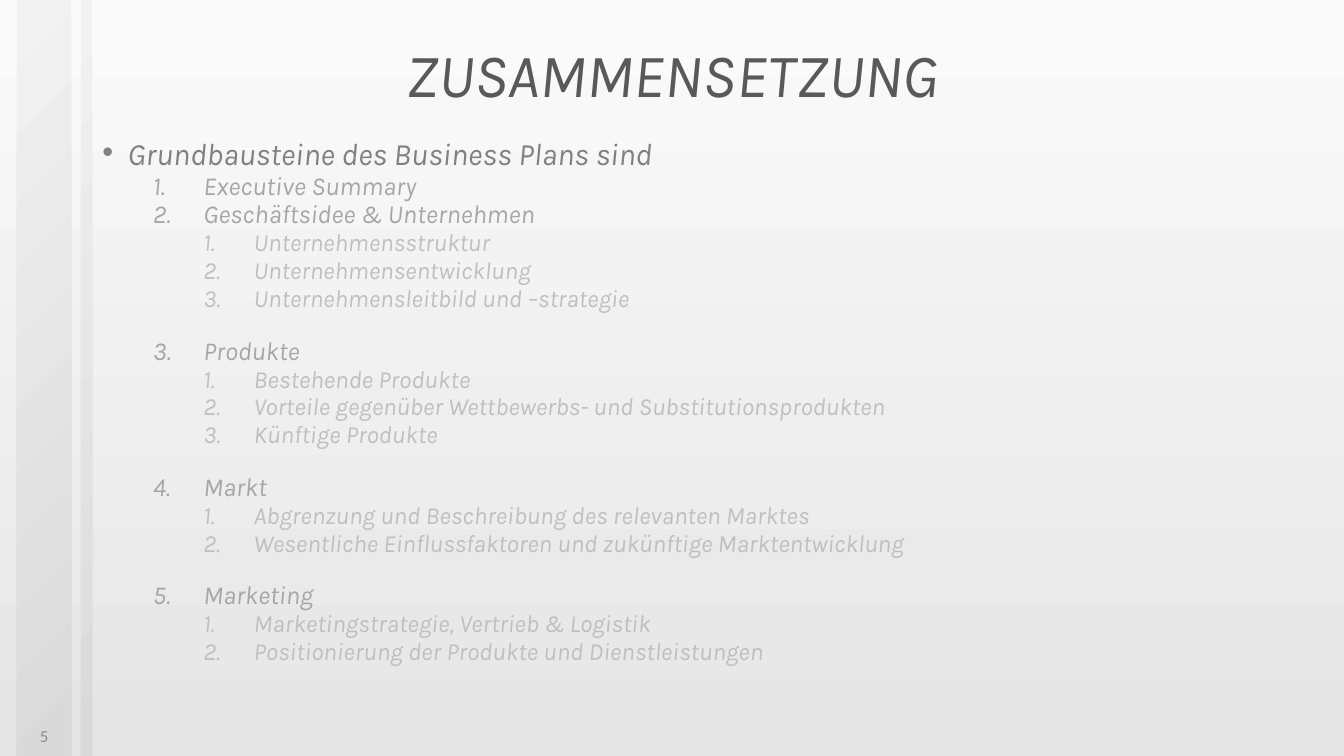
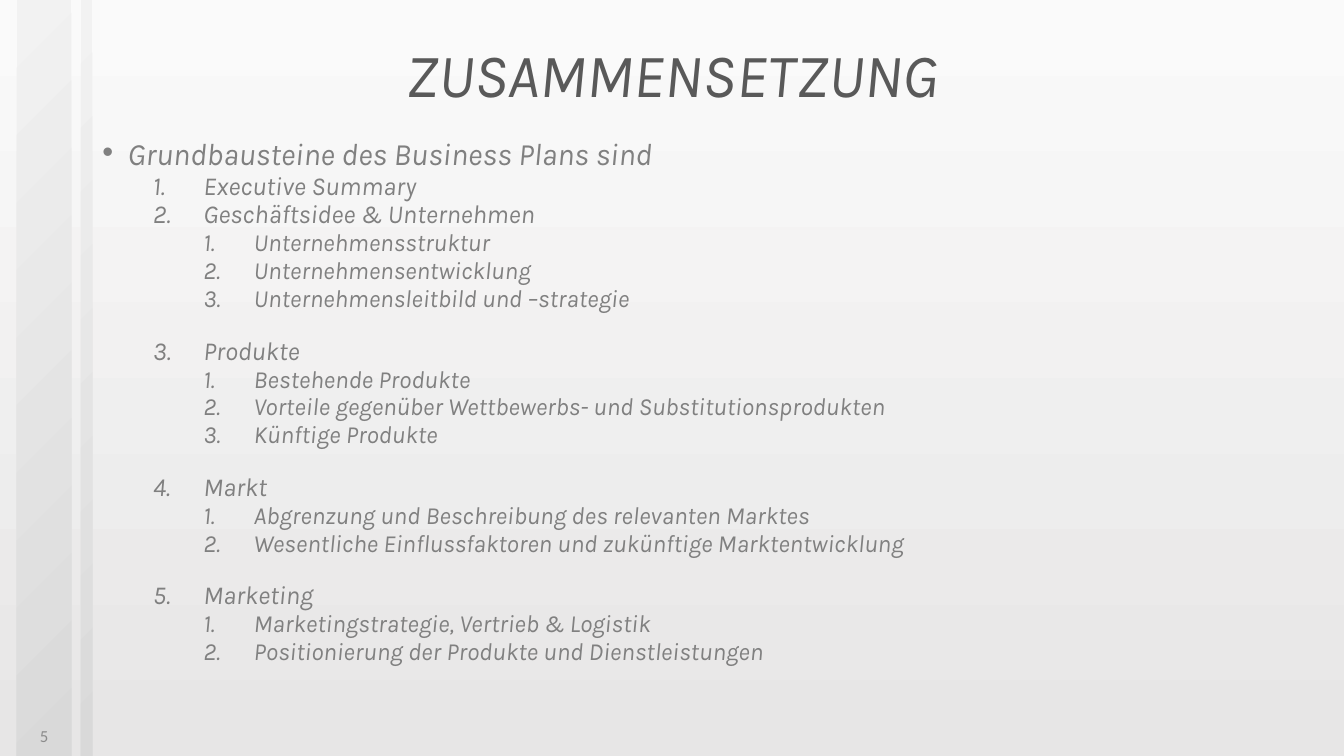
Before and after one commit to JMFootBallPlyr/Hard-drive-system-, a slide deck: slide 5 of APPR/UF/presents/Businessplan01.pptx. Drawn at 1344x756 pixels with LibreOffice and Linux fonts; fonts in the diff are those of the drawing. Boxes give left, top, right and bottom in pixels: in the first picture for what was removed or moved away, otherwise in the second. Text is boxed around its words. In the diff, an @@ line names an element or a change of style, - is before the commit and + after.

```diff
--- a/APPR/UF/presents/Businessplan01.pptx
+++ b/APPR/UF/presents/Businessplan01.pptx
@@ text at [203, 177, 904, 666]: text colour #A6A6A6 to #808080 in "Executive Summary", "Geschäftsidee & Unternehmen", "Produkte", "Markt" and 1 more places; text colour #BFBFBF to #808080 in "Unternehmensstruktur", "Unternehmensentwicklung", "Unternehmensleitbild und –strategie", "Bestehende Produkte" and 6 more places @@
```
Also in this commit, not shown: 5 other slides changed, 9 other files.
